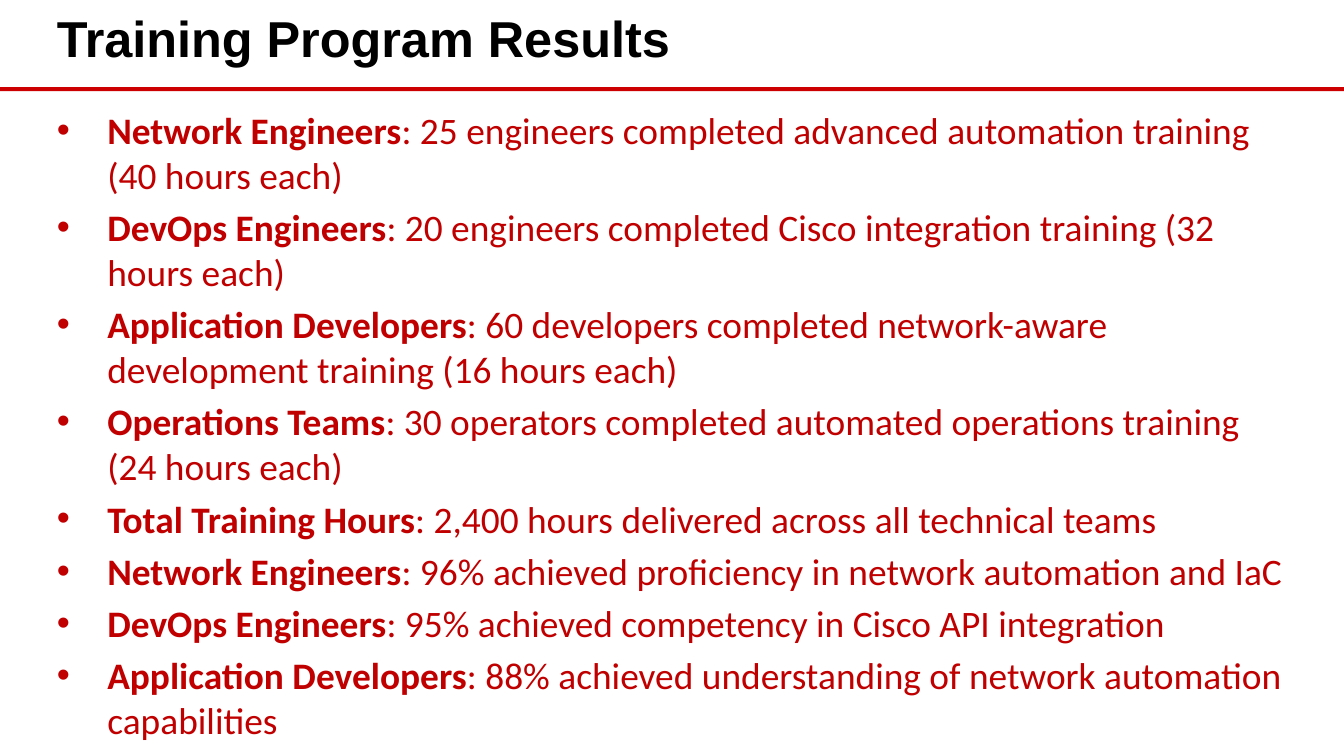
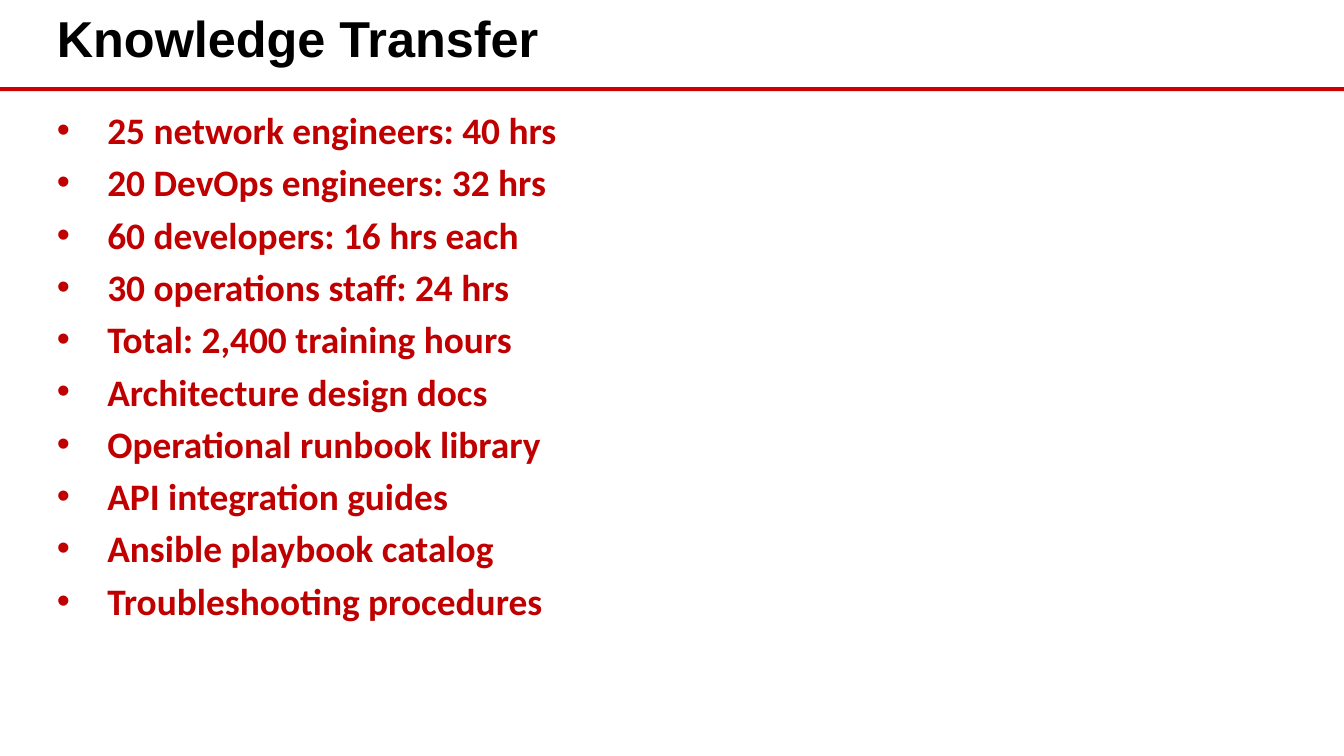
Before and after one commit to eoframework/solutions, a slide deck: slide 7 of solutions/cisco/devops/ci-cd-automation/delivery/closeout-presentation.pptx (slide 10 before the commit). Drawn at 1344x756 pixels with LibreOffice and Linux fonts; fonts in the diff are those of the drawing; background and template pictures are left out. Boxes give left, top, right and bottom in pixels: in the first picture for what was removed or moved away, otherwise in the second. Text is boxed around its words. In the diff, an @@ line names an element or a change of style, - is before the commit and + after.

```diff
--- a/solutions/cisco/devops/ci-cd-automation/delivery/closeout-presentation.pptx
+++ b/solutions/cisco/devops/ci-cd-automation/delivery/closeout-presentation.pptx
@@ text at [57,20,538,66]: text changed @@
-Training Program Results
+Knowledge Transfer
@@ text at [107,117,557,622]: text changed; bold on @@
-• Network Engineers: 25 engineers completed advanced automation training (40 hours each)
-• DevOps Engineers: 20 engineers completed Cisco integration training (32 hours each)
-• Application Developers: 60 developers completed network-aware development training (16 hours each)
-• Operations Teams: 30 operators completed automated operations training (24 hours each)
-• Total Training Hours: 2,400 hours delivered across all technical teams
-• Network Engineers: 96% achieved proficiency in network automation and IaC
-• DevOps Engineers: 95% achieved competency in Cisco API integration
-• Application Developers: 88% achieved understanding of network automation capabilities
-• Operations Teams: 92% achieved proficiency in automated monitoring and troubleshooting
-• Overall Satisfaction: 94% training satisfaction score across all participants
+• 25 network engineers: 40 hrs
+• 20 DevOps engineers: 32 hrs
+• 60 developers: 16 hrs each
+• 30 operations staff: 24 hrs
+• Total: 2,400 training hours
+• Architecture design docs
+• Operational runbook library
+• API integration guides
+• Ansible playbook catalog
+• Troubleshooting procedures
```
Also in this commit, not shown: 1 other slide changed, 7 slides added, 17 slides removed, 15 other files.
